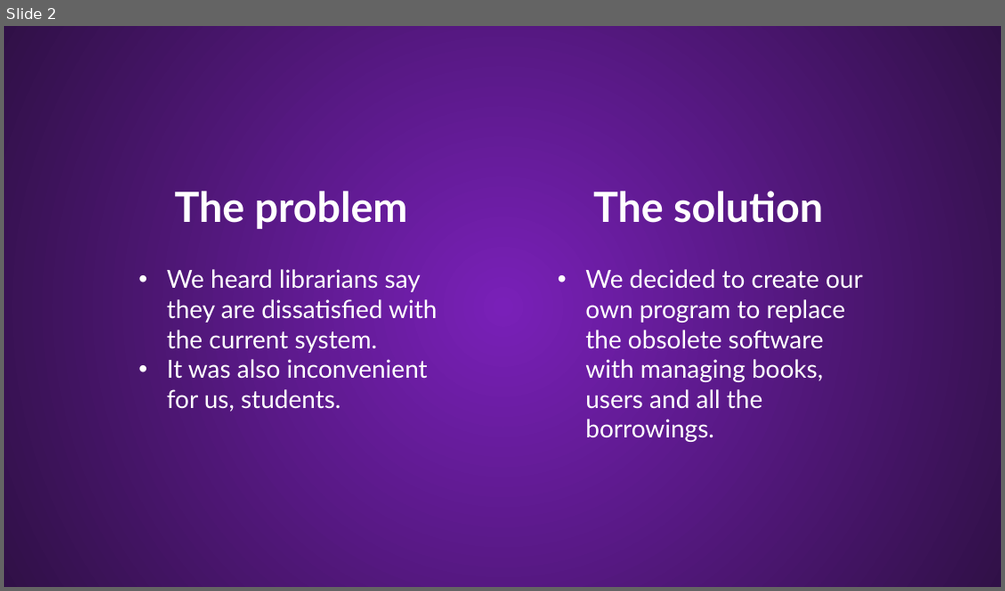
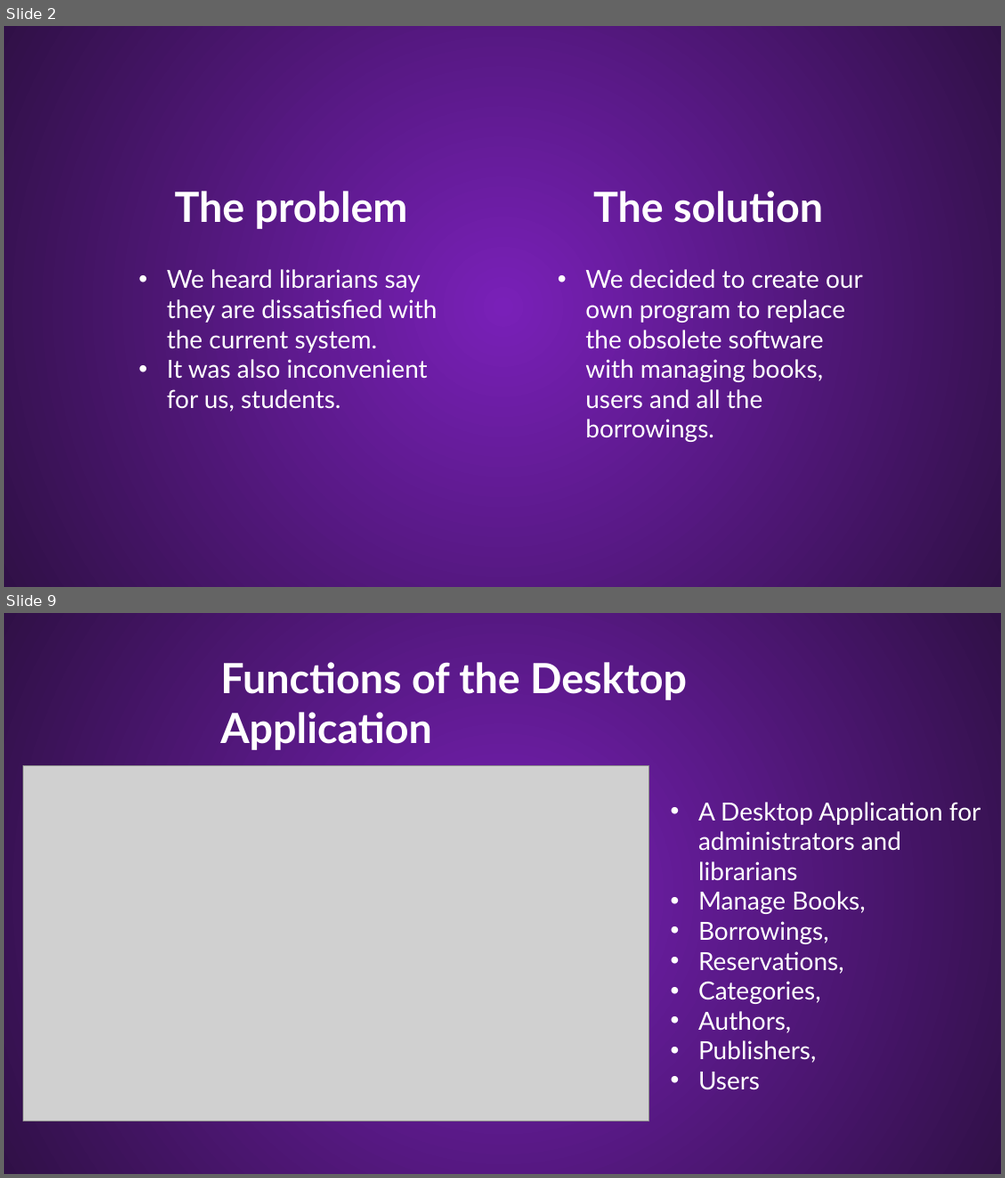
Before and after one commit to Palacsinta002/LMS, a slide deck: Presentation/LMS Presentation.pptx. Shown one above the other, each under a label of ours: slide 2 before the commit, slides 2 and 9 after it; the slides between them are not shown. The pictures are 1005x591 and 1005x1178 pixels, drawn with LibreOffice and Linux fonts; fonts in the diff are those of the drawing; grey boxes stand for pictures; background and template pictures are left out. Boxes give left, top, right and bottom in pixels: in the first picture for what was removed or moved away, otherwise in the second. Text is boxed around its words. In the diff, an @@ line names an element or a change of style, - is before the commit and + after.

```diff
--- a/Presentation/LMS Presentation.pptx
+++ b/Presentation/LMS Presentation.pptx
@@ slide 9 added at [4, 613, 1001, 1174], background #54167F; not listed: 1 template element that a slide beside it also shows @@
@@ text added at [220, 662, 687, 750], 40 pt, text #FFFFFF, bold @@
+Functions of the Desktop Application
@@ picture added at [24, 766, 649, 1121] @@
@@ text added at [698, 802, 980, 1090], 24 pt, text #FFFFFF @@
+• A Desktop Application for administrators and librarians
+• Manage Books,
+• Borrowings,
+• Reservations,
+• Categories,
+• Authors,
+• Publishers,
+• Users
```
Also in this commit, not shown: 1 slide changed, 9 other slides added, 1 slide removed, 1 other file.
